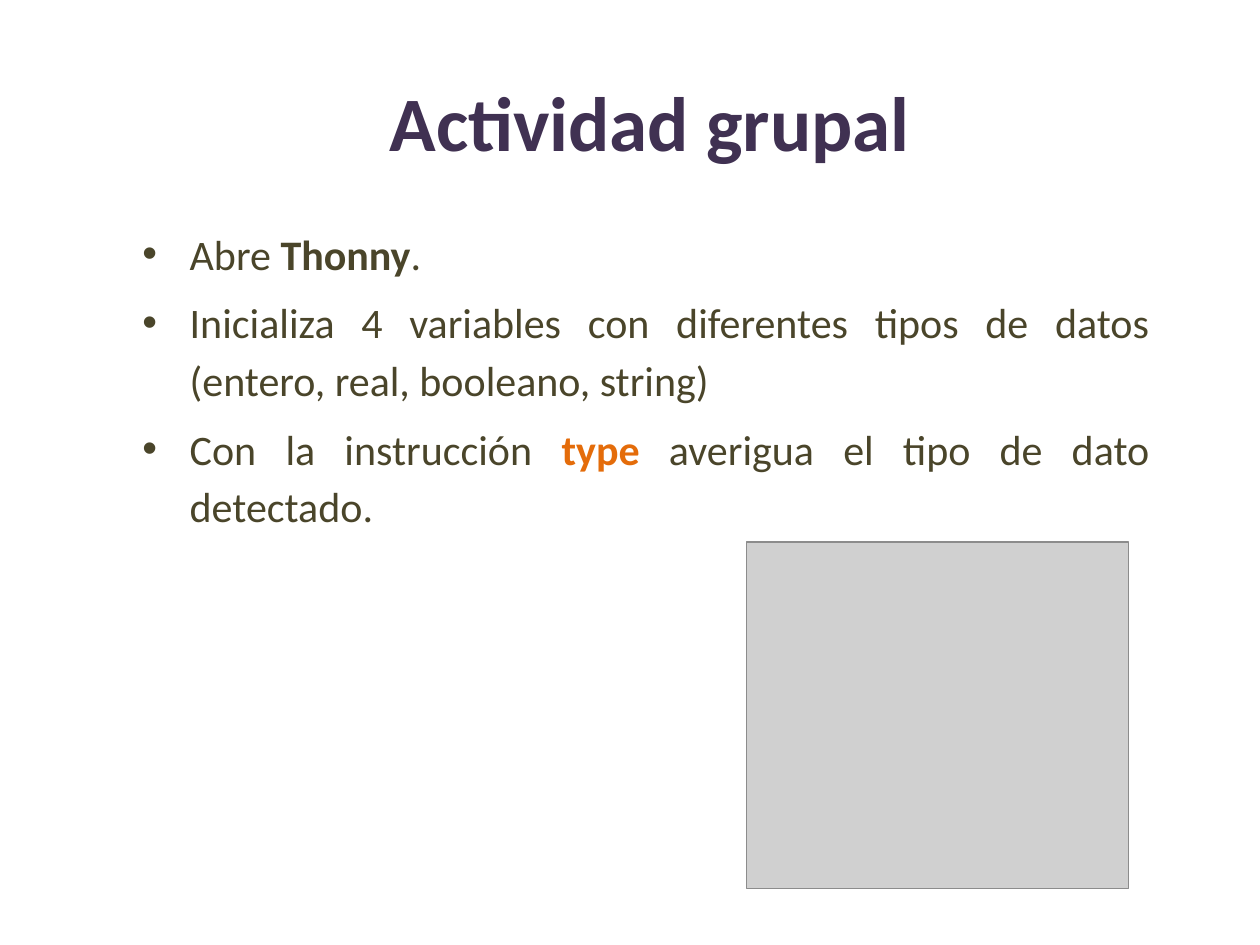
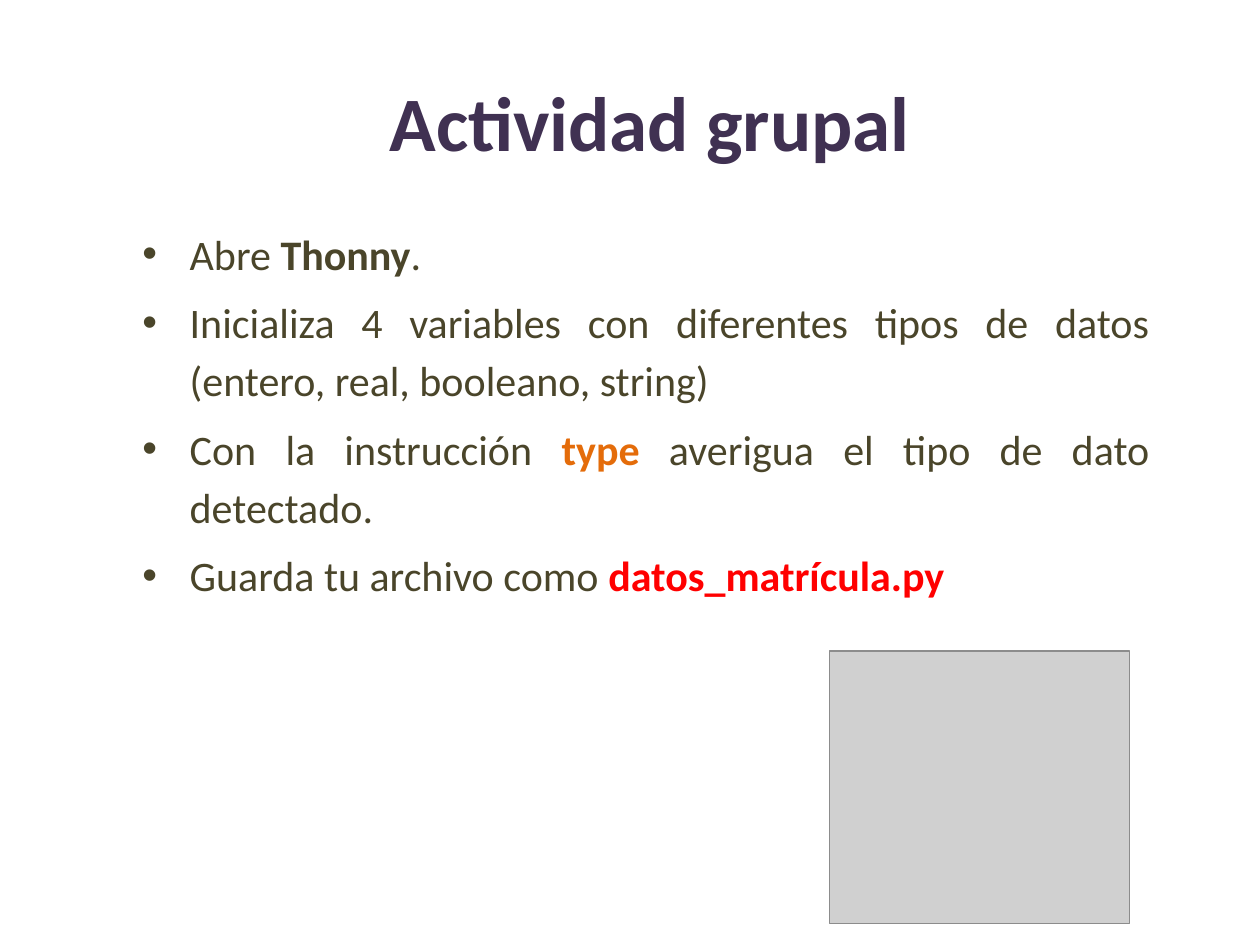
Before and after one commit to lizetheP/Programacion, a slide deck: slide 16 of CalendarioAgo2022/presentaciones/2_Componentes.pptx. Drawn at 1260x945 pixels with LibreOffice and Linux fonts; fonts in the diff are those of the drawing; grey boxes stand for pictures. Boxes give left, top, right and bottom in pixels: in the first picture for what was removed or moved away, otherwise in the second. Text is boxed around its words. In the diff, an @@ line names an element or a change of style, - is before the commit and + after.

```diff
--- a/CalendarioAgo2022/presentaciones/2_Componentes.pptx
+++ b/CalendarioAgo2022/presentaciones/2_Componentes.pptx
@@ text at (190,561,944,598): paragraph added @@
+• Guarda tu archivo como datos_matrícula.py
@@ picture: place and size @@
-picture at (747,542,1129,888)
+picture at (830,651,1130,924)
```
Also in this commit, not shown: 1 other file.
